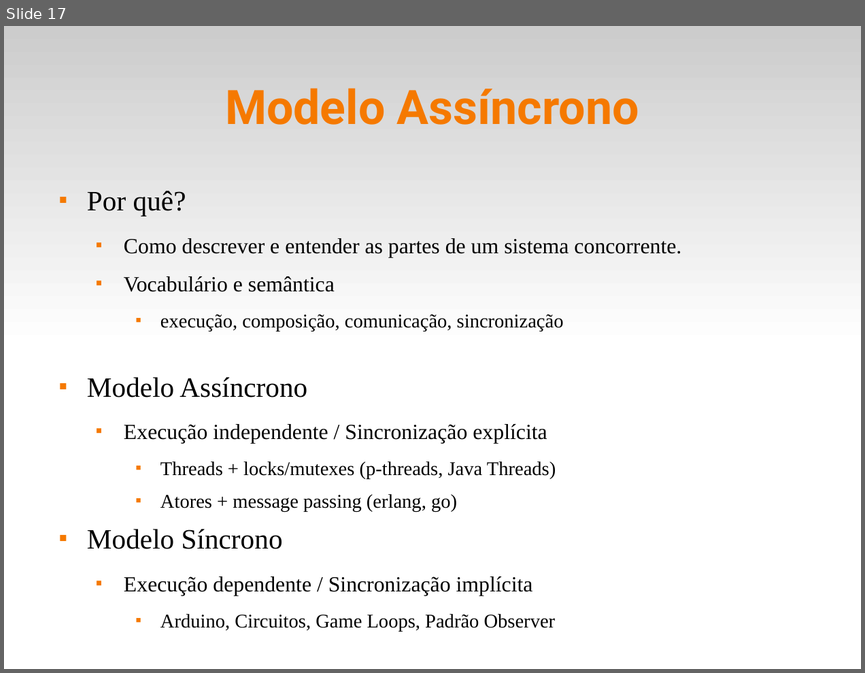
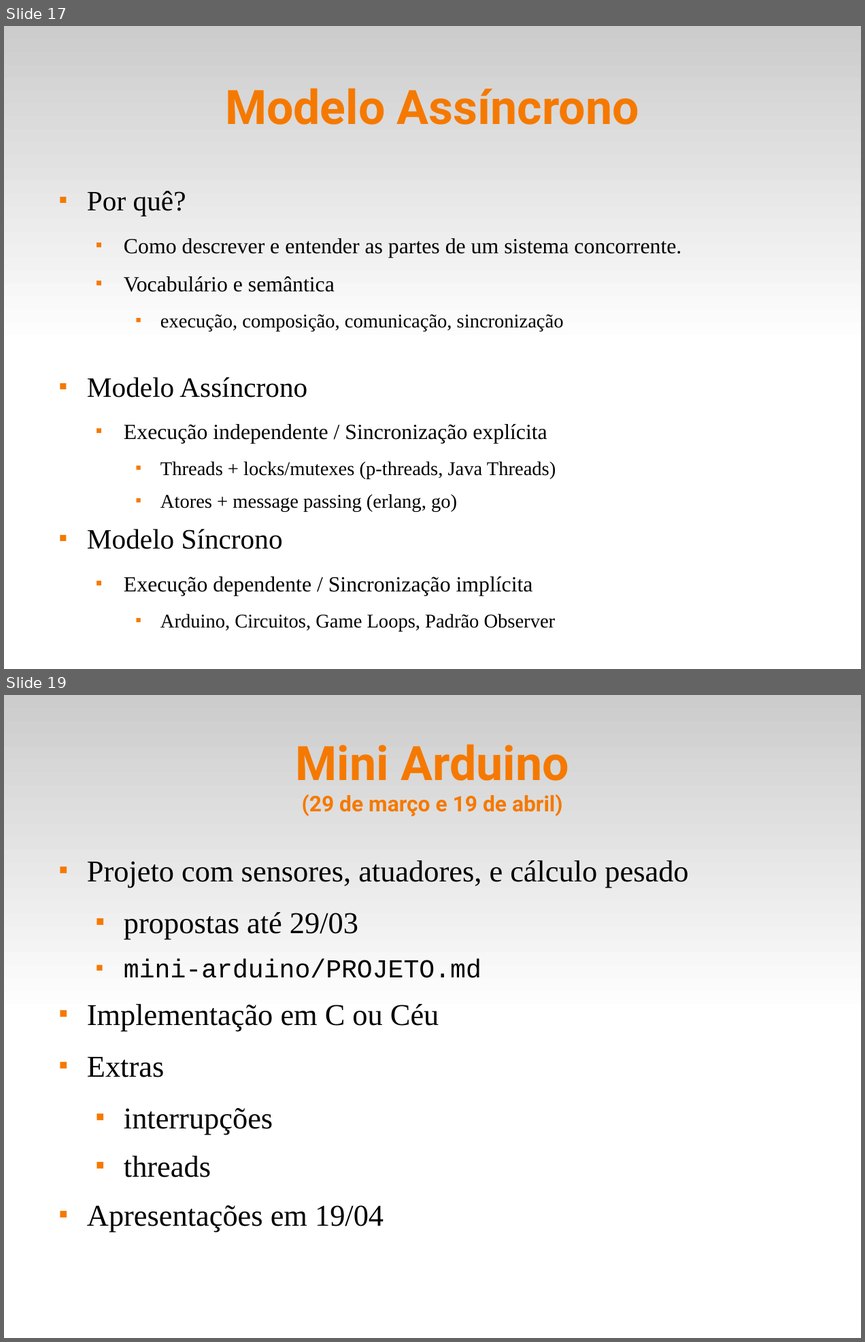
Before and after one commit to fsantanna-uerj/reativos, a slide deck: slides/02_arduino.odp. Shown one above the other, each under a label of ours: slide 17 before the commit, slides 17 and 19 after it; the slides between them are not shown. The pictures are 865x673 and 865x1342 pixels, drawn with LibreOffice and Linux fonts; fonts in the diff are those of the drawing. Boxes give left, top, right and bottom in pixels: in the first picture for what was removed or moved away, otherwise in the second. Text is boxed around its words. In the diff, an @@ line names an element or a change of style, - is before the commit and + after.

Commit message:
(>) mini projeto arduino

```diff
--- a/slides/02_arduino.odp
+++ b/slides/02_arduino.odp
@@ slide 19 added at box(4, 695, 861, 1338), background #FFFFFF; not listed: 1 template element that a slide beside it also shows @@
@@ title added at box(296, 744, 568, 816), 20 pt, text #F57900, bold @@
+Mini Arduino
+(29 de março e 19 de abril)
@@ text added at box(87, 860, 688, 1232), 28 pt, text #000000 @@
+■ Projeto com sensores, atuadores, e cálculo pesado
+  ■ propostas até 29/03
+  ■ mini-arduino/PROJETO.md
+■ Implementação em C ou Céu
+■ Extras
+  ■ interrupções
+  ■ threads
+■ Apresentações em 19/04
```
Also in this commit, not shown: 2 other slides added, 1 other file.
